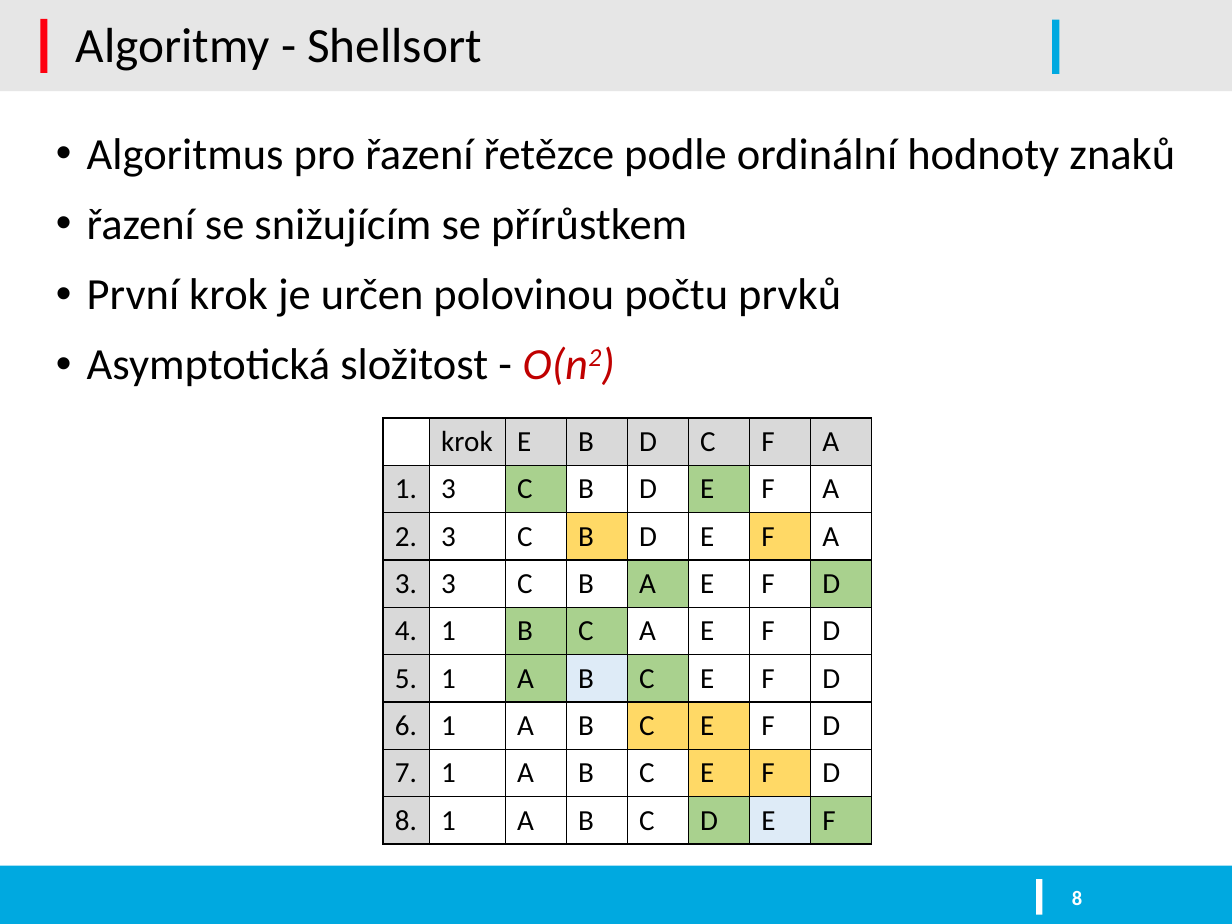
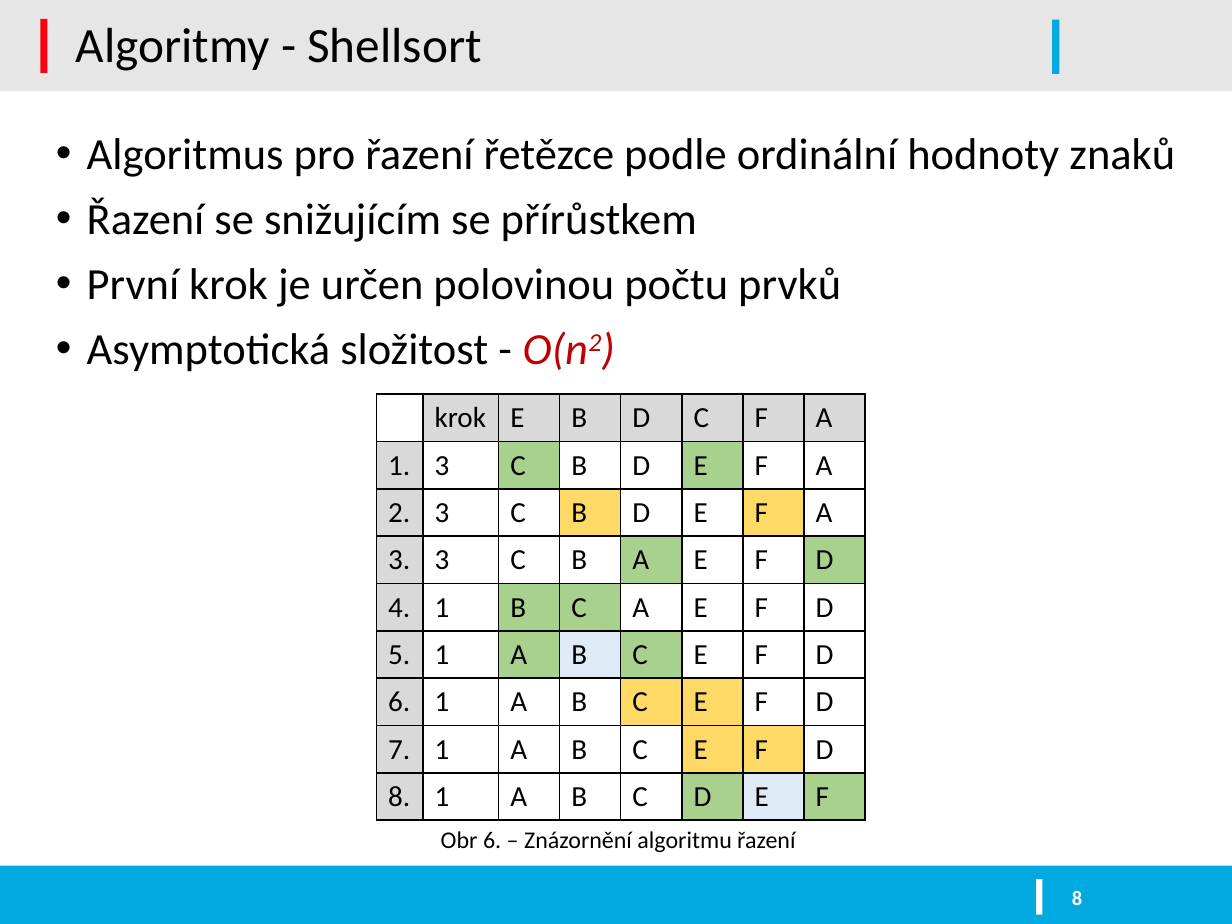
Before and after one commit to kysel/IFJ16, a slide deck: slide 8 of docs/prezentace.pptx. Drawn at 1232x924 pixels with LibreOffice and Linux fonts; fonts in the diff are those of the drawing; background and template pictures are left out. Boxes give left, top, right and bottom in pixels: in the first picture for what was removed or moved away, otherwise in the second. Text is boxed around its words. In the diff, an @@ line names an element or a change of style, - is before the commit and + after.

```diff
--- a/docs/prezentace.pptx
+++ b/docs/prezentace.pptx
@@ text at (87, 137, 1175, 372): less space between paragraphs @@
@@ text at (87, 197, 697, 242): text changed @@
-• řazení se snižujícím se přírůstkem
+• Řazení se snižujícím se přírůstkem
@@ table: place and size @@
-table at (383, 418, 876, 838)
+table at (377, 394, 870, 814)
@@ text added at (441, 831, 795, 852), 14 pt, text #000000 @@
+Obr 6. – Znázornění algoritmu řazení
```
Also in this commit, not shown: 6 other slides changed.
